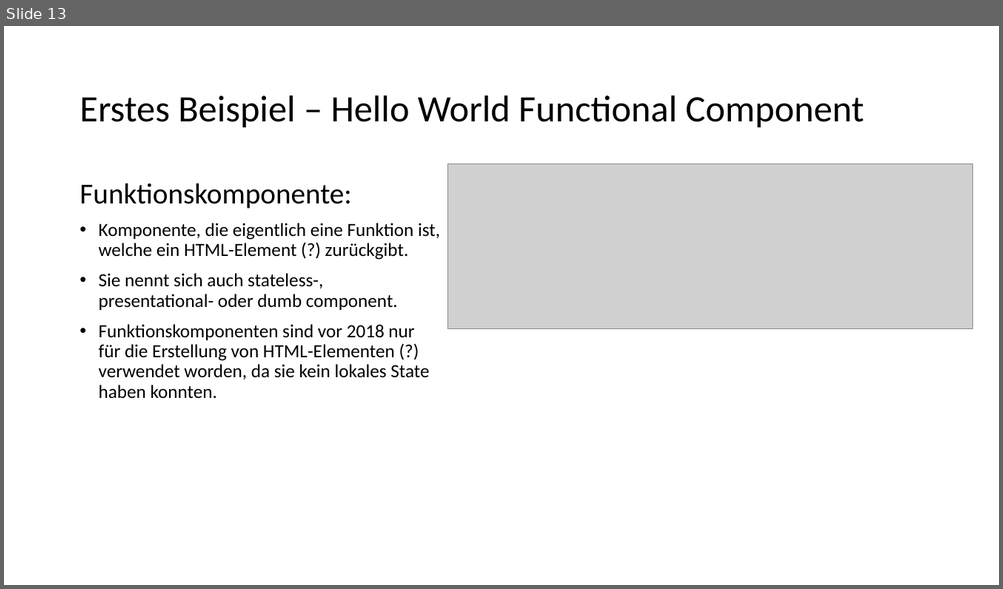
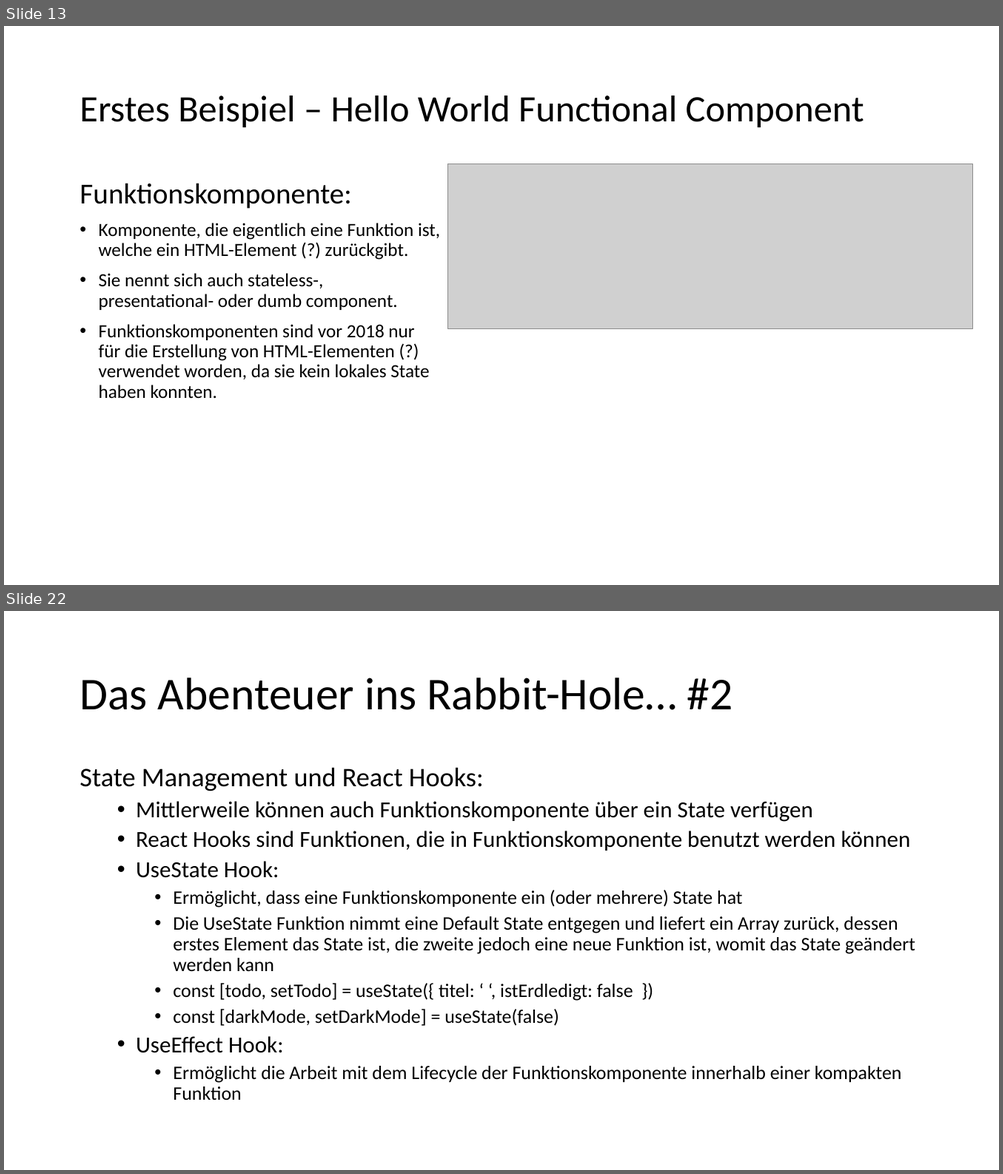
Before and after one commit to szitastamas/react_presentation_drheuer, a slide deck: React_Components.pptx. Shown one above the other, each under a label of ours: slide 13 before the commit, slides 13 and 22 after it; the slides between them are not shown. The pictures are 1003x589 and 1003x1174 pixels, drawn with LibreOffice and Linux fonts; fonts in the diff are those of the drawing; grey boxes stand for pictures. Boxes give left, top, right and bottom in pixels: in the first picture for what was removed or moved away, otherwise in the second. Text is boxed around its words. In the diff, an @@ line names an element or a change of style, - is before the commit and + after.

```diff
--- a/React_Components.pptx
+++ b/React_Components.pptx
@@ slide 22 added at <box>4,611,999,1170</box>, background #FFFFFF @@
@@ title added at <box>79,678,733,710</box>, 44 pt, text #000000 @@
+Das Abenteuer ins Rabbit-Hole… #2
@@ text added at <box>79,767,915,1100</box>, 18.5 pt, text #000000 @@
+State Management und React Hooks:
+  • Mittlerweile können auch Funktionskomponente über ein State verfügen
+  • React Hooks sind Funktionen, die in Funktionskomponente benutzt werden können
+  • UseState Hook:
+    • Ermöglicht, dass eine Funktionskomponente ein (oder mehrere) State hat
+    • Die UseState Funktion nimmt eine Default State entgegen und liefert ein Array zurück, dessen erstes Element das State ist, die zweite jedoch eine neue Funktion ist, womit das State geändert werden kann
+    • const [todo, setTodo] = useState({ titel: ‘ ‘, istErdledigt: false })
+    • const [darkMode, setDarkMode] = useState(false)
+  • UseEffect Hook:
+    • Ermöglicht die Arbeit mit dem Lifecycle der Funktionskomponente innerhalb einer kompakten Funktion
```
Also in this commit, not shown: 1 slide changed, 8 other slides added, 4 other files.
